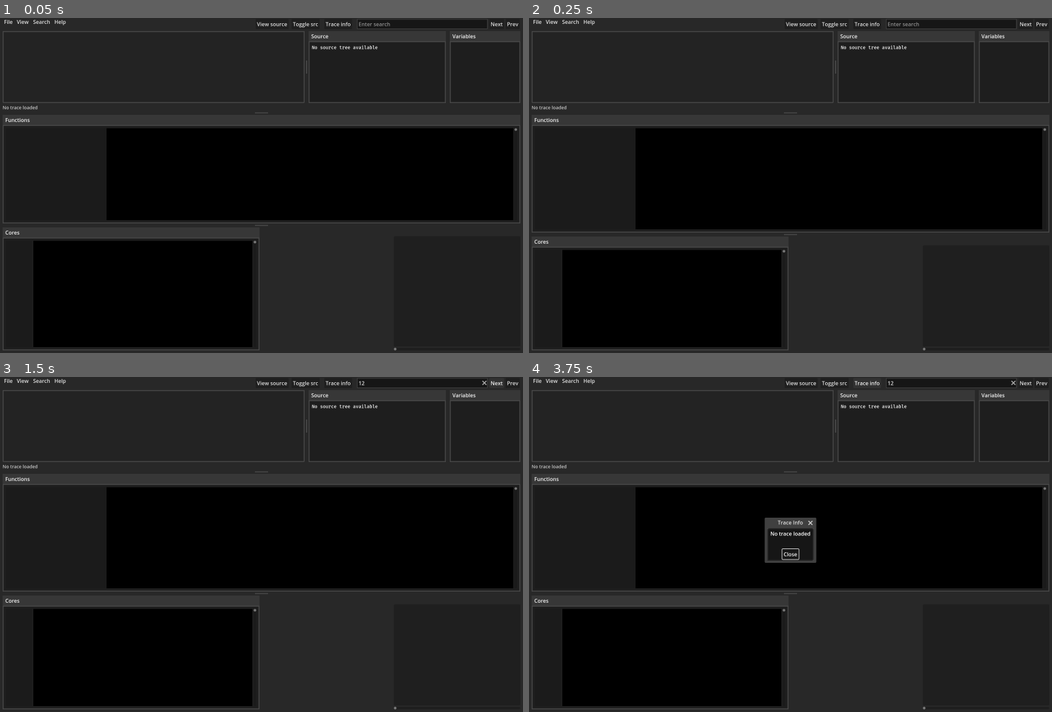
Above: before the commit, frames 1-4 (two rows, left to right).
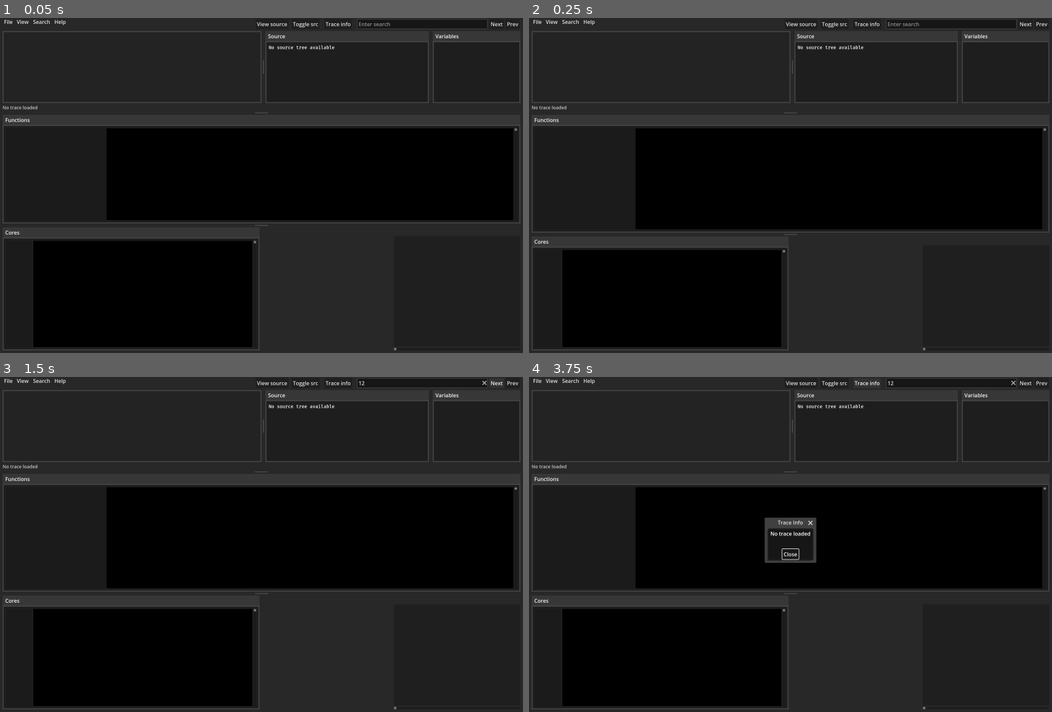
Above: after the commit, the same moments.

Repository: PatrikAAberg/dmce-gui
Game: Godot game, scene res://scene_controller.tscn
The game is run twice, just before and just after one commit, with the same random seed, the same clock (stepped at 60 frames per second) and the same inputs.
Inputs (mouse positions are in pixels of both pictures, inside the frame that each line leads up to):
- Up to frame 1 (0.05 s): no input
- Up to frame 2 (0.25 s): no input
- Up to frame 3 (1.5 s): click (423, 383) at 0.52 s; type "12" at 0.6 s; click "Next" at 1.25 s
- Up to frame 4 (3.75 s): click "Next" at 2 s; click "Prev" at 2.75 s; click "Trace info" at 3.5 s

The runs differ from the first frame. In frame 1, 0.5% of the frame differs, in the area x 49-91%, y 3-26%; in frame 2, 0.5%; in frame 3, 0.5%; in frame 4, 0.5%.
Error before the commit: Invalid access of index '0' on a base object of type: 'Array'. (res://TraceGUI.gd:780)
Error after the commit: Invalid access of index '0' on a base object of type: 'Array'. (res://TraceGUI.gd:782)

Commit message:
trace: Adjusted sizes for src and vars view

Diff:
--- a/dmcetraceGUI/TraceGUI.gd
+++ b/dmcetraceGUI/TraceGUI.gd
@@ -25,7 +25,7 @@
 var TChartXOffset = 20
 var InitDone = false
 var VSplitTop = 0.25
-var HSplitTop = 0.8
+var HSplitTop = 0.5
 var HSplitBot = 0.75
 var VSplitBot = 0.5
 var TActive = 0
@@ -109,6 +109,7 @@
 var HexdumpSceneRef
 var SrcViewScrollBar
 var SrcPopOutButton
+var HSplitSrcVars
 
 func Activate():
 	Active = true
@@ -612,6 +613,7 @@
 	# Node handles
 	VSplitCTop 			= get_node("Background/VSplitTop")
 	HSplitCTop 			= get_node("Background/VSplitTop/VBoxContainer/myHSplitContainerTop")
+	HSplitSrcVars 		= get_node("Background/VSplitTop/VBoxContainer/myHSplitContainerTop/HSplitSrcVars")
 	VSplitCBot			= get_node("Background/VSplitTop/VSplitBot")
 	TopVBoxContainer 	= get_node("Background/VSplitTop/VBoxContainer")
 	TChart 				= get_node("Background/VSplitTop/VSplitBot/TCMovieHSplitContainer/TChartTab/TChartHBoxContainer/TChartPanel/TChart")
--- a/dmcetraceGUI/TraceGUI.tscn
+++ b/dmcetraceGUI/TraceGUI.tscn
@@ -170,6 +170,7 @@
 
 [node name="HSplitSrcVars" type="HSplitContainer" parent="Background/VSplitTop/VBoxContainer/myHSplitContainerTop"]
 layout_mode = 2
+split_offset = 500
 
 [node name="SrcTab" type="TabContainer" parent="Background/VSplitTop/VBoxContainer/myHSplitContainerTop/HSplitSrcVars"]
 layout_mode = 2
@@ -179,7 +180,6 @@
 theme_override_styles/tabbar_background = SubResource("StyleBoxFlat_q8b8d")
 
 [node name="SrcView" type="RichTextLabel" parent="Background/VSplitTop/VBoxContainer/myHSplitContainerTop/HSplitSrcVars/SrcTab"]
-custom_minimum_size = Vector2(400, 0)
 layout_mode = 2
 size_flags_horizontal = 3
 focus_mode = 2
@@ -198,7 +198,6 @@
 theme_override_styles/tabbar_background = SubResource("StyleBoxFlat_iqdt1")
 
 [node name="VarsView" type="RichTextLabel" parent="Background/VSplitTop/VBoxContainer/myHSplitContainerTop/HSplitSrcVars/VarsTab"]
-custom_minimum_size = Vector2(200, 0)
 layout_mode = 2
 size_flags_horizontal = 3
 focus_mode = 2
